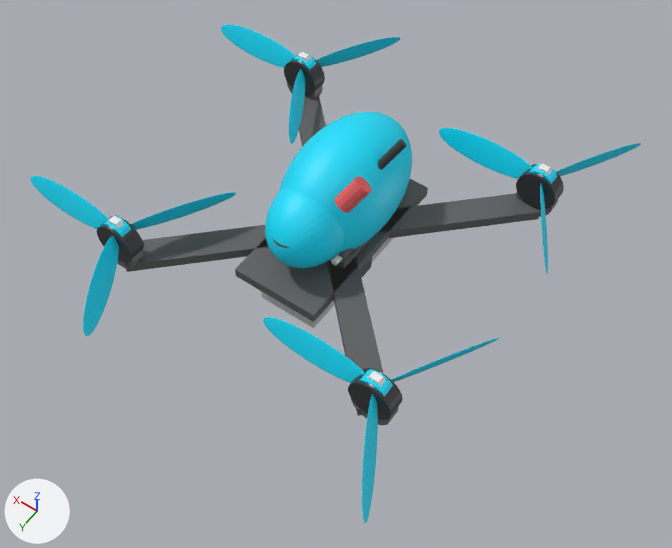
One commit to the glTF model game/UAV Simulator/models/HX115.glb: the scene before it, then after it.
One viewpoint serves both versions: a 50 mm camera at (-0.0983, 0.1371, 0.1962) aimed at (-0.0078, 0.0104, -0.0029). Arrows for +X, +Y and +Z are at lower left; the lights stay in place. The first picture is the older version. Vertices at exactly the same position are counted once.

In view in the first picture: 'mat_carbon_frame', 'mat_metal_bell_0', 'mat_metal_bell_1', 'mat_metal_bell_2', 'mat_metal_bell_3', 'mat_plastic_antenna', 'mat_plastic_antennatip', 'mat_plastic_canopy', 'prop_mat_plastic_0', 'prop_mat_plastic_1', 'prop_mat_plastic_2', 'prop_mat_plastic_3' and 9 more.
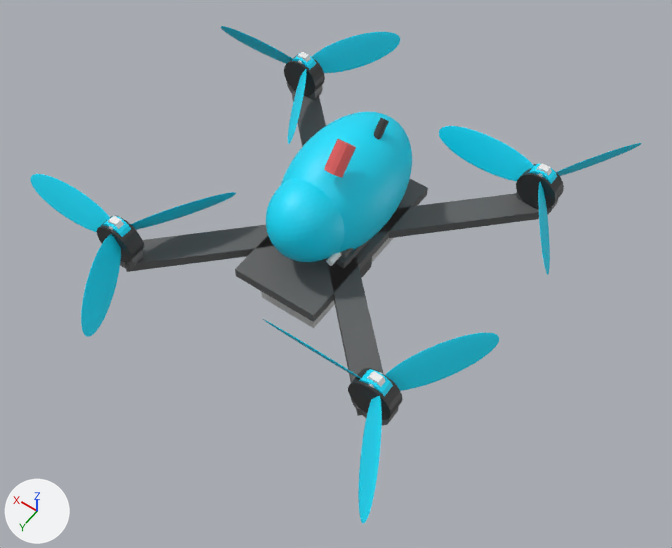
Pixel boxes [x1, y1, x2, y2] of what changed, in the pictures (672 x 548 px; the box of a moved part takes in the faces that stretch with it):
'mat_plastic_canopy', reshaped
    before: [265, 112, 412, 268]
    after: [266, 112, 412, 262]
'prop_mat_plastic_2', reshaped
    before: [263, 317, 499, 523]
    after: [263, 319, 499, 523]
'prop_mat_plastic_1', reshaped
    before: [30, 176, 236, 336]
    after: [30, 174, 236, 337]
'prop_mat_plastic_0', reshaped
    before: [221, 24, 400, 144]
    after: [221, 26, 400, 144]
'prop_mat_plastic_3', reshaped
    before: [439, 128, 641, 274]
    after: [439, 126, 642, 275]
part 1 of me_geometry_7, moved or reshaped
    before: [265, 189, 344, 268]
    after: [266, 178, 345, 262]
part 2 of me_geometry_10, moved or reshaped
    before: [378, 139, 407, 170]
    after: [374, 118, 389, 140]
part 3 of me_geometry_11, moved or reshaped
    before: [334, 176, 371, 213]
    after: [324, 139, 356, 178]
part 4 of me_geometry_17, moved or reshaped
    before: [221, 24, 296, 68]
    after: [221, 26, 293, 64]
part 5 of me_geometry_17, moved or reshaped
    before: [289, 69, 305, 144]
    after: [288, 69, 306, 144]
part 6 of me_geometry_17, moved or reshaped
    before: [316, 37, 400, 67]
    after: [312, 32, 400, 73]
part 7 of me_geometry_20, moved or reshaped
    before: [30, 176, 109, 229]
    after: [30, 174, 110, 232]
part 8 of me_geometry_20, moved or reshaped
    before: [83, 235, 119, 336]
    after: [81, 234, 121, 337]
part 9 of me_geometry_23, moved or reshaped
    before: [263, 317, 365, 383]
    after: [263, 319, 362, 379]
part 10 of me_geometry_23, moved or reshaped
    before: [362, 393, 378, 523]
    after: [358, 396, 382, 523]
part 11 of me_geometry_23, moved or reshaped
    before: [392, 338, 499, 382]
    after: [386, 332, 499, 391]
part 12 of me_geometry_26, moved or reshaped
    before: [439, 128, 533, 179]
    after: [439, 126, 534, 181]

The change, as a diff of the scene's bpy script:
```diff
--- a/game/UAV Simulator/models/HX115.glb.py
+++ b/game/UAV Simulator/models/HX115.glb.py
@@ me_geometry_7 @@
-me_geometry_7.from_pydata(...)  # 3204 vertices, 6400 faces; spans x -0.0144..0.0144, y -0.029..0.0244, z -0.0036..0.0316
+me_geometry_7.from_pydata(...)  # 3204 vertices, 6400 faces; spans x -0.0144..0.0144, y -0.029..0.0237, z -0.0036..0.0316
+# me_geometry_7 part 1: the loose piece of 642 vertices spanning x -0.0108..0.0108, y -0.0044..0.0244, z 0.002..0.026 is turned 35 degrees about the x axis through its middle, then moved by (0.0, 0.0, 0.001)
 me_geometry_7.materials.append(mat_defaultmaterial_007)
@@ me_geometry_10 @@
-me_geometry_10.from_pydata(...)  # 26 vertices, 48 faces; spans x -0.0146..-0.0017, y -0.0115..0.0031, z 0.0133..0.0336
+me_geometry_10.from_pydata(...)  # 26 vertices, 48 faces; spans x -0.0062..-0.0038, y -0.0158..0.0035, z 0.0142..0.0335
+# me_geometry_10 part 2: the whole mesh is multiplied about its middle by the matrix ((0.866, 0.0, 0.5), (0.129, 0.966, -0.224), (-0.483, 0.259, 0.837)), then moved by (0.0031, -0.002, 0.0004)
 me_geometry_10.materials.append(mat_defaultmaterial_010)
@@ me_geometry_11 @@
-me_geometry_11.from_pydata(...)  # 26 vertices, 48 faces; spans x -0.01592..-0.00808, y 0.00508..0.01341, z 0.0255..0.03475
+me_geometry_11.from_pydata(...)  # 26 vertices, 48 faces; spans x -0.0075..-0.0025, y 0.0002..0.0094, z 0.0302..0.0394
+# me_geometry_11 part 3: the whole mesh is multiplied about its middle by the matrix ((0.866, 0.0, 0.5), (0.129, 0.966, -0.224), (-0.483, 0.259, 0.837)), then moved by (0.007, -0.00445, 0.00467)
 me_geometry_11.materials.append(mat_defaultmaterial_011)
@@ me_geometry_17 @@
-me_geometry_17.from_pydata(...)  # 1992 vertices, 3960 faces; spans x 0.0241..0.0737, y -0.0692..-0.0121, z 0.0065..0.0152
+me_geometry_17.from_pydata(...)  # 1992 vertices, 3960 faces; spans x 0.024..0.0737, y -0.0692..-0.0121, z 0.006..0.0152
+# me_geometry_17 part 4: the loose piece of 642 vertices spanning x 0.0417..0.0737, y -0.0421..-0.0393, z 0.0067..0.0143 is multiplied about its middle by the matrix ((1.0, 0.0, 0.0), (0.0, 0.671, 0.806), (0.0, -0.785, 0.92))
+# me_geometry_17 part 5: the loose piece of 642 vertices spanning x 0.0241..0.0402, y -0.0398..-0.0121, z 0.0067..0.0143 is multiplied about its middle by the matrix ((0.753, -0.142, -0.698), (-0.142, 0.918, -0.403), (0.679, 0.392, 0.92))
+# me_geometry_17 part 6: the loose piece of 642 vertices spanning x 0.0241..0.0402, y -0.0692..-0.0415, z 0.0067..0.0143 is multiplied about its middle by the matrix ((0.753, 0.142, 0.698), (0.142, 0.918, -0.403), (-0.679, 0.392, 0.92))
 me_geometry_17.materials.append(mat_defaultmaterial_017)
@@ me_geometry_20 @@
-me_geometry_20.from_pydata(...)  # 1992 vertices, 3960 faces; spans x 0.0241..0.0737, y 0.0121..0.0692, z 0.0065..0.0152
+me_geometry_20.from_pydata(...)  # 1992 vertices, 3960 faces; spans x 0.024..0.0737, y 0.0121..0.0692, z 0.006..0.0152
+# me_geometry_20 part 7: the loose piece of 642 vertices spanning x 0.0417..0.0737, y 0.0393..0.0421, z 0.0067..0.0143 is multiplied about its middle by the matrix ((1.0, 0.0, 0.0), (0.0, 1.032, -0.186), (0.0, 0.01, 1.209))
+# me_geometry_20 part 8: the loose piece of 642 vertices spanning x 0.0241..0.0402, y 0.0415..0.0692, z 0.0067..0.0143 is multiplied about its middle by the matrix ((1.024, 0.014, 0.161), (0.014, 1.008, 0.093), (-0.008, -0.005, 1.209))
+# other edits to the shape of me_geometry_20 do not show in these pictures
 me_geometry_20.materials.append(mat_defaultmaterial_020)
@@ me_geometry_23 @@
-me_geometry_23.from_pydata(...)  # 1992 vertices, 3960 faces; spans x -0.0572..-0.0077, y 0.0121..0.0692, z 0.0065..0.0152
+me_geometry_23.from_pydata(...)  # 1992 vertices, 3960 faces; spans x -0.0574..-0.0077, y 0.0121..0.0692, z 0.006..0.0152
+# me_geometry_23 part 9: the loose piece of 642 vertices spanning x -0.0397..-0.0077, y 0.0393..0.0421, z 0.0067..0.0143 is multiplied about its middle by the matrix ((1.0, 0.0, 0.0), (0.0, 0.671, 0.806), (0.0, -0.785, 0.92))
+# me_geometry_23 part 10: the loose piece of 642 vertices spanning x -0.0572..-0.0411, y 0.0415..0.0692, z 0.0067..0.0143 is multiplied about its middle by the matrix ((0.753, -0.142, -0.698), (-0.142, 0.918, -0.403), (0.679, 0.392, 0.92))
+# me_geometry_23 part 11: the loose piece of 642 vertices spanning x -0.0572..-0.0411, y 0.0121..0.0398, z 0.0067..0.0143 is multiplied about its middle by the matrix ((0.753, 0.142, 0.698), (0.142, 0.918, -0.403), (-0.679, 0.392, 0.92))
 me_geometry_23.materials.append(mat_defaultmaterial_023)
@@ me_geometry_26 @@
-me_geometry_26.from_pydata(...)  # 1992 vertices, 3960 faces; spans x -0.0572..-0.0077, y -0.0692..-0.0121, z 0.0065..0.0152
+me_geometry_26.from_pydata(...)  # 1992 vertices, 3960 faces; spans x -0.0574..-0.0077, y -0.0692..-0.0121, z 0.006..0.0152
+# me_geometry_26 part 12: the loose piece of 642 vertices spanning x -0.0397..-0.0077, y -0.0421..-0.0393, z 0.0067..0.0143 is multiplied about its middle by the matrix ((1.0, 0.0, 0.0), (0.0, 1.032, -0.186), (0.0, 0.01, 1.209))
+# other edits to the shape of me_geometry_26 do not show in these pictures
 me_geometry_26.materials.append(mat_defaultmaterial_026)
```
